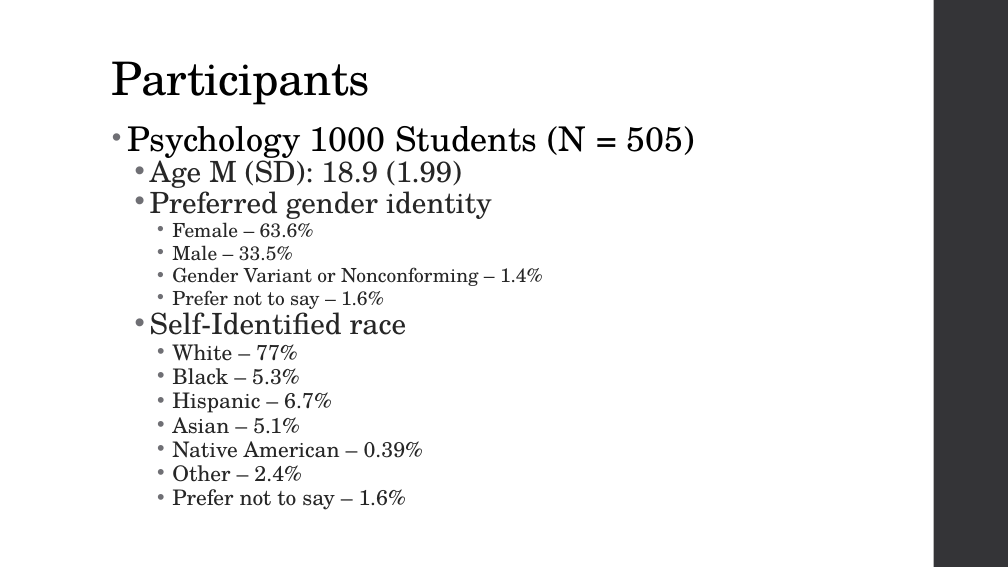
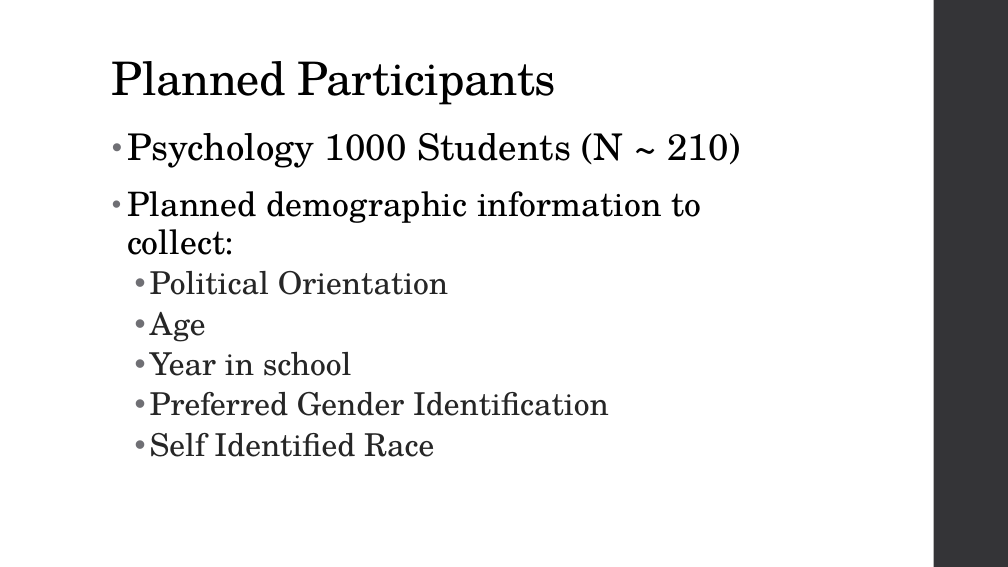
Before and after one commit to seanxduan/psych-phd, a slide deck: slide 35 of Presentations/Dissertation Proposal Short PresentationV2 08-28-24.pptx (slide 17 before the commit). Drawn at 1008x567 pixels with LibreOffice and Linux fonts; fonts in the diff are those of the drawing. Boxes give left, top, right and bottom in pixels: in the first picture for what was removed or moved away, otherwise in the second. Text is boxed around its words. In the diff, an @@ line names an element or a change of style, - is before the commit and + after.

```diff
--- a/Presentations/Dissertation Proposal Short PresentationV2 08-28-24.pptx
+++ b/Presentations/Dissertation Proposal Short PresentationV2 08-28-24.pptx
@@ title at (112,61,556,105): text changed @@
-Participants
+Planned Participants
@@ text at (127,133,741,457): text changed; size 20.4 to 30 pt @@
-• Psychology 1000 Students (N = 505)
-  • Age M (SD): 18.9 (1.99)
-  • Preferred gender identity
-    • Female – 63.6%
-    • Male – 33.5%
-    • Gender Variant or Nonconforming – 1.4%
-    • Prefer not to say – 1.6%
-  • Self-Identified race
-    • White – 77%
-    • Black – 5.3%
-    • Hispanic – 6.7%
-    • Asian – 5.1%
-    • Native American – 0.39%
-    • Other – 2.4%
-    • Prefer not to say – 1.6%
+• Psychology 1000 Students (N ~ 210)
+• Planned demographic information to collect:
+  • Political Orientation
+  • Age
+  • Year in school
+  • Preferred Gender Identification
+  • Self Identified Race
```
Also in this commit, not shown: 15 other slides changed, 10 slides added, 6 slides removed, 3 other files.
